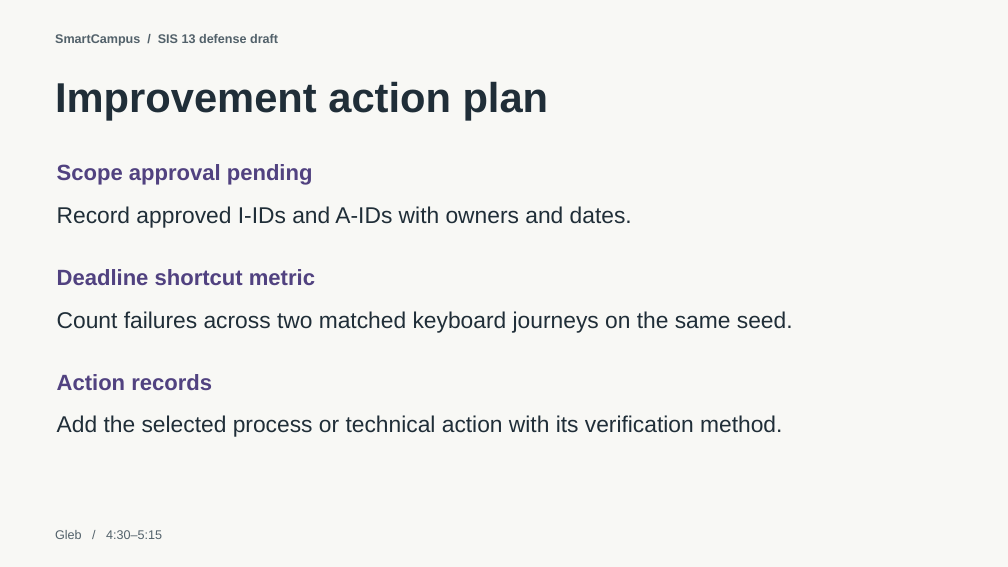
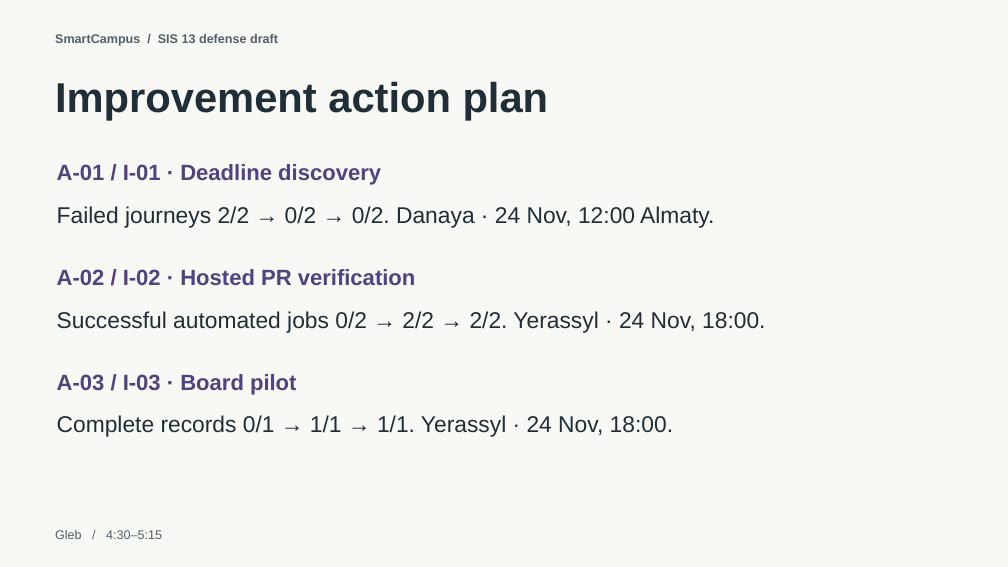
Before and after one commit to yerassyl-clou/SmartCampus, a slide deck: slide 7 of docs/SIS13/presentation/SmartCampus_SIS13.pptx. Drawn at 1008x567 pixels with LibreOffice and Linux fonts; fonts in the diff are those of the drawing. Boxes give left, top, right and bottom in pixels: in the first picture for what was removed or moved away, otherwise in the second. Text is boxed around its words. In the diff, an @@ line names an element or a change of style, - is before the commit and + after.

```diff
--- a/docs/SIS13/presentation/SmartCampus_SIS13.pptx
+++ b/docs/SIS13/presentation/SmartCampus_SIS13.pptx
@@ text at bbox=[57, 164, 381, 185]: text changed @@
-Scope approval pending
+A-01 / I-01 · Deadline discovery
@@ text at bbox=[57, 206, 714, 228]: text changed @@
-Record approved I-IDs and A-IDs with owners and dates.
+Failed journeys 2/2 → 0/2 → 0/2. Danaya · 24 Nov, 12:00 Almaty.
@@ text at bbox=[57, 269, 416, 285]: text changed @@
-Deadline shortcut metric
+A-02 / I-02 · Hosted PR verification
@@ text at bbox=[57, 311, 765, 332]: text changed @@
-Count failures across two matched keyboard journeys on the same seed.
+Successful automated jobs 0/2 → 2/2 → 2/2. Yerassyl · 24 Nov, 18:00.
@@ text at bbox=[57, 374, 296, 395]: text changed @@
-Action records
+A-03 / I-03 · Board pilot
@@ text at bbox=[57, 415, 673, 437]: text changed @@
-Add the selected process or technical action with its verification method.
+Complete records 0/1 → 1/1 → 1/1. Yerassyl · 24 Nov, 18:00.
```
Also in this commit, not shown: 4 other slides changed, 2 slides added, 2 slides removed, 2 other files.
